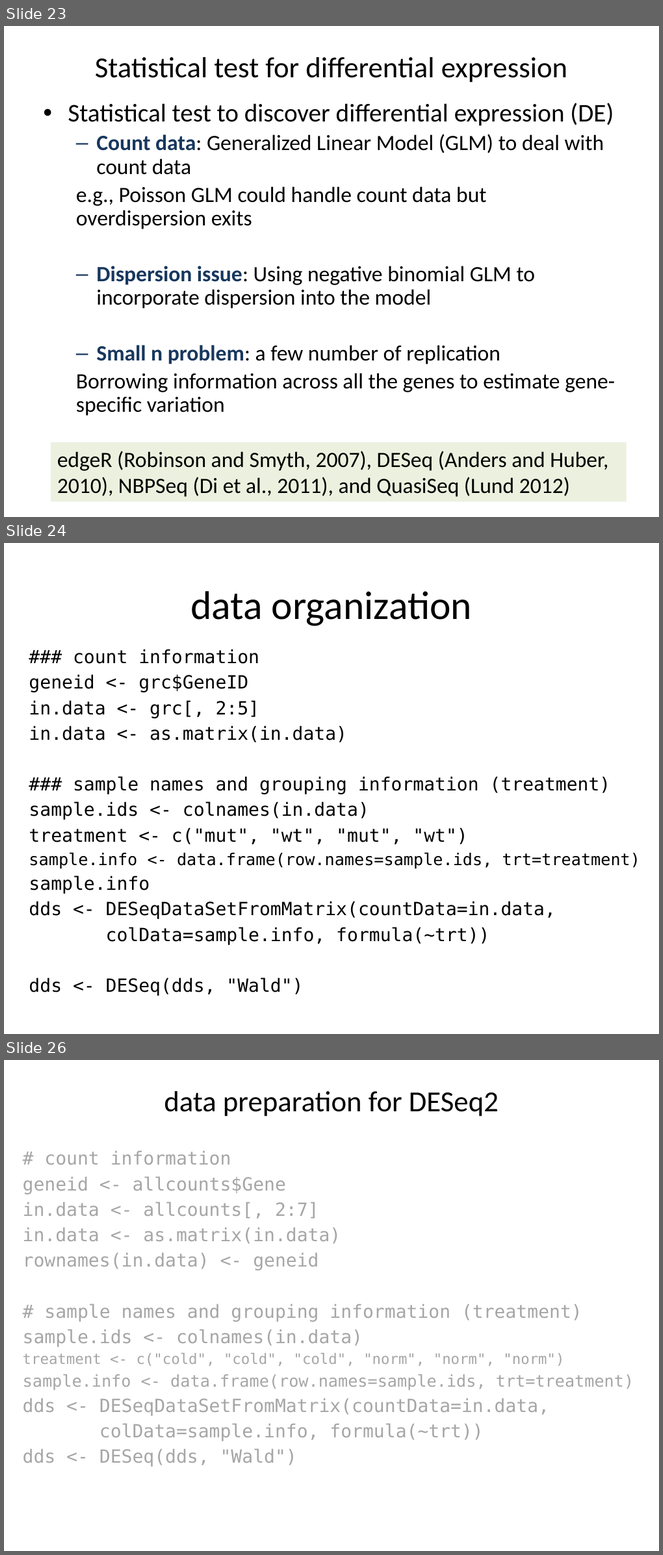
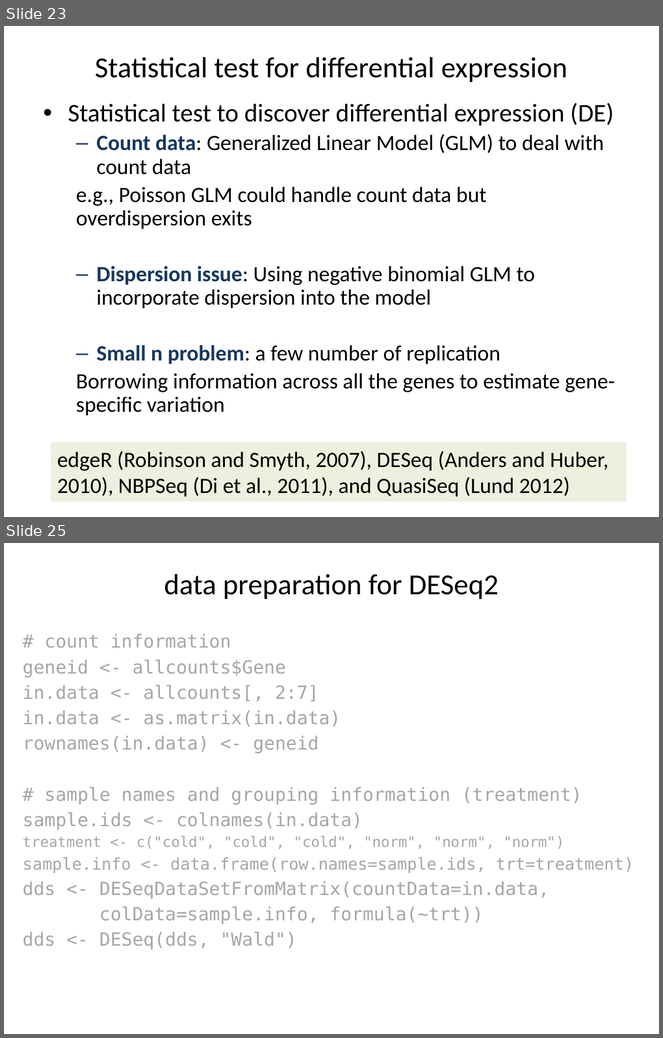
Before and after one commit to liu3zhenlab/teaching, a slide deck: PLPTH813Bioinformatis/2019/labs/in-class.project_DE.pptx. Shown one above the other, each under a label of ours: slides 23, 24 and 26 before the commit, slides 23 and 25 after it; the slides between them are not shown. The pictures are 663x1555 and 663x1038 pixels, drawn with LibreOffice and Linux fonts; fonts in the diff are those of the drawing. Boxes give left, top, right and bottom in pixels: in the first picture for what was removed or moved away, otherwise in the second. Text is boxed around its words. In the diff, an @@ line names an element or a change of style, - is before the commit and + after.

```diff
--- a/PLPTH813Bioinformatis/2019/labs/in-class.project_DE.pptx
+++ b/PLPTH813Bioinformatis/2019/labs/in-class.project_DE.pptx
@@ slide 24 removed at (x1=4, y1=543, x2=659, y2=1034), background #FFFFFF @@
@@ title removed at (x1=191, y1=591, x2=472, y2=626) @@
-data organization
@@ text removed at (x1=29, y1=649, x2=640, y2=996) @@
-### count information
-geneid <- grc$GeneID
-in.data <- grc[, 2:5]
-in.data <- as.matrix(in.data)
-### sample names and grouping information (treatment)
-sample.ids <- colnames(in.data)
-treatment <- c("mut", "wt", "mut", "wt")
-sample.info <- data.frame(row.names=sample.ids, trt=treatment)
-sample.info
-dds <- DESeqDataSetFromMatrix(countData=in.data,
-colData=sample.info, formula(~trt))
-dds <- DESeq(dds, "Wald")
@@ what was slide 26 is now slide 25 @@
```
Also in this commit, not shown: 1 slide changed.
